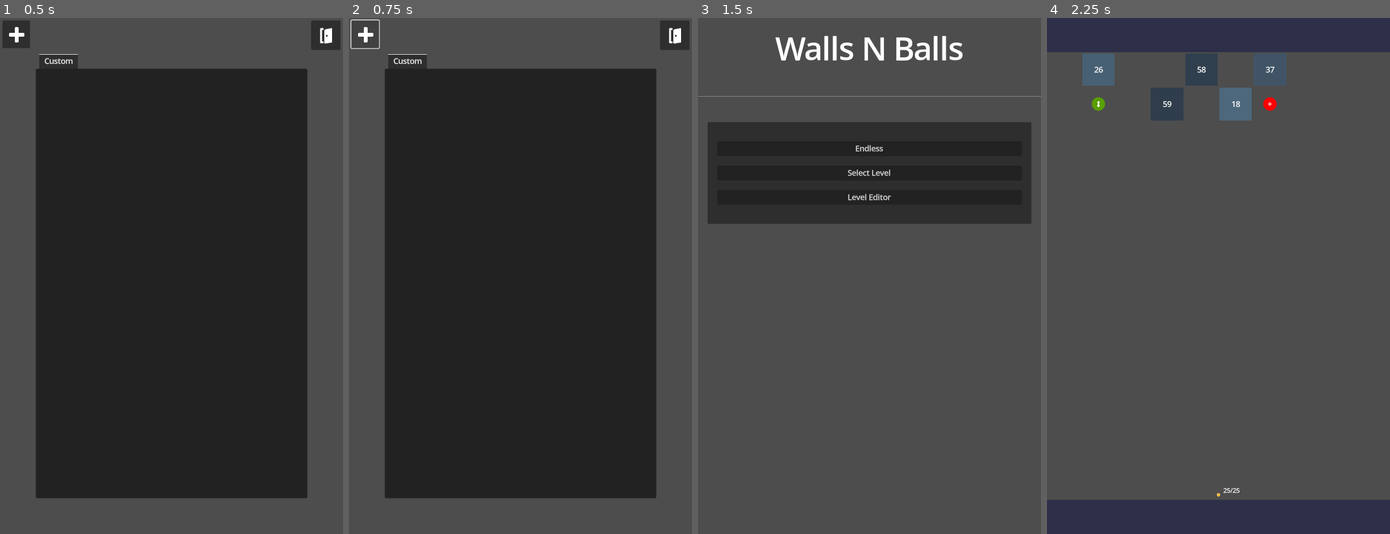
Above: before the commit, frames 1-4 (left to right).
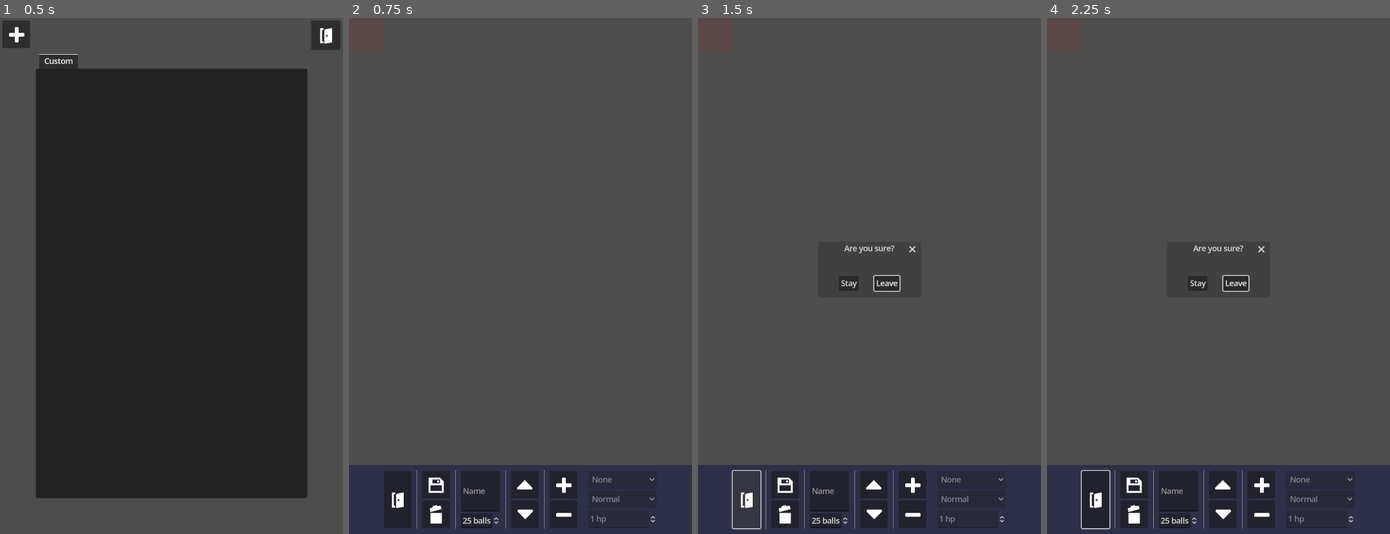
Above: after the commit, the same moments.

Repository: MichalHrbek/wallsnballs
Game: Godot game, scene res://scenes/ui/level_select/level_edit_select.tscn
Same seed, same stepped clock (60 frames per second), same inputs: the game is played once before the commit and once after it. This scene is started directly instead of the project's main scene.
Inputs (mouse positions are in pixels of both pictures, inside the frame that each line leads up to; where the layout moved, square brackets give the same spot in the first picture):
- Up to frame 1 (0.5 s): no input
- Up to frame 2 (0.75 s): click (366, 33) at 0.52 s
- Up to frame 3 (1.5 s): click (746, 497) [1023, 33] at 1.25 s
- Up to frame 4 (2.25 s): click (1218, 147) at 2 s, where only the run before the commit has a clickable "Endless"

Frame 1 is identical in both runs. In frame 2, 73% of the frame differs, in the area x 0-100%, y 0-100%; in frame 3, 33%; in frame 4, 19%.

Commit message:
Recall and exit buttons

Diff:
--- a/scenes/game_endless.tscn
+++ b/scenes/game/game_endless.tscn
@@ -1,6 +1,6 @@
 [gd_scene load_steps=4 format=3 uid="uid://bg2hpjblc4id0"]
 
-[ext_resource type="PackedScene" uid="uid://cxstx0n0efcxm" path="res://scenes/game_template.tscn" id="1_yh818"]
+[ext_resource type="PackedScene" uid="uid://cxstx0n0efcxm" path="res://scenes/game/game_template.tscn" id="1_yh818"]
 [ext_resource type="Script" path="res://scripts/level_endless.gd" id="2_iynej"]
 
 [sub_resource type="Curve" id="Curve_an7sq"]
--- a/scenes/game_static.tscn
+++ b/scenes/game/game_static.tscn
@@ -1,6 +1,6 @@
 [gd_scene load_steps=3 format=3 uid="uid://cvb4j476j224u"]
 
-[ext_resource type="PackedScene" uid="uid://cxstx0n0efcxm" path="res://scenes/game_template.tscn" id="1_g2is5"]
+[ext_resource type="PackedScene" uid="uid://cxstx0n0efcxm" path="res://scenes/game/game_template.tscn" id="1_g2is5"]
 [ext_resource type="Script" path="res://scripts/level_static.gd" id="2_mbfo3"]
 
 [node name="GameTemplate" instance=ExtResource("1_g2is5")]
--- a/scenes/game_template.tscn
+++ b/scenes/game/game_template.tscn
@@ -1,8 +1,10 @@
-[gd_scene load_steps=4 format=3 uid="uid://cxstx0n0efcxm"]
+[gd_scene load_steps=6 format=3 uid="uid://cxstx0n0efcxm"]
 
+[ext_resource type="PackedScene" uid="uid://cotyev0pavuix" path="res://scenes/ui/go_home_button.tscn" id="1_ennut"]
 [ext_resource type="Script" path="res://scripts/game_manager.gd" id="1_jnnx7"]
 [ext_resource type="PackedScene" uid="uid://udh5o1p8l33m" path="res://scenes/balls/ball_spawner.tscn" id="2_peftv"]
 [ext_resource type="PackedScene" uid="uid://csaksgm2iybd6" path="res://scenes/level.tscn" id="3_wb8a3"]
+[ext_resource type="Texture2D" uid="uid://dw8y3q7x36vjn" path="res://assets/icons/down.png" id="5_atbhd"]
 
 [node name="GameTemplate" type="Node2D"]
 
@@ -30,6 +32,30 @@
 grow_vertical = 2
 size_flags_vertical = 3
 color = Color(0.180392, 0.188235, 0.286275, 1)
+
+[node name="MarginContainer" type="MarginContainer" parent="GameLayer/VBoxContainer/TopBar"]
+layout_mode = 1
+anchors_preset = 15
+anchor_right = 1.0
+anchor_bottom = 1.0
+grow_horizontal = 2
+grow_vertical = 2
+theme_override_constants/margin_left = 5
+theme_override_constants/margin_top = 5
+theme_override_constants/margin_right = 5
+theme_override_constants/margin_bottom = 5
+
+[node name="HBoxContainer" type="HBoxContainer" parent="GameLayer/VBoxContainer/TopBar/MarginContainer"]
+layout_mode = 2
+alignment = 1
+
+[node name="Control" type="Control" parent="GameLayer/VBoxContainer/TopBar/MarginContainer/HBoxContainer"]
+layout_mode = 2
+size_flags_horizontal = 3
+
+[node name="GoHomeButton" parent="GameLayer/VBoxContainer/TopBar/MarginContainer/HBoxContainer" instance=ExtResource("1_ennut")]
+layout_mode = 2
+confirm = true
 
 [node name="HBoxContainer" type="HBoxContainer" parent="GameLayer/VBoxContainer"]
 layout_mode = 2
@@ -77,3 +103,27 @@
 grow_vertical = 2
 size_flags_vertical = 3
 color = Color(0.180392, 0.188235, 0.286275, 1)
+
+[node name="MarginContainer" type="MarginContainer" parent="GameLayer/VBoxContainer/BottomBar"]
+layout_mode = 1
+anchors_preset = 15
+anchor_right = 1.0
+anchor_bottom = 1.0
+grow_horizontal = 2
+grow_vertical = 2
+theme_override_constants/margin_left = 5
+theme_override_constants/margin_top = 5
+theme_override_constants/margin_right = 5
+theme_override_constants/margin_bottom = 5
+
+[node name="HBoxContainer" type="HBoxContainer" parent="GameLayer/VBoxContainer/BottomBar/MarginContainer"]
+layout_mode = 2
+alignment = 1
+
+[node name="RecallButton" type="Button" parent="GameLayer/VBoxContainer/BottomBar/MarginContainer/HBoxContainer"]
+layout_mode = 2
+size_flags_horizontal = 4
+icon = ExtResource("5_atbhd")
+icon_alignment = 1
+
+[connection signal="pressed" from="GameLayer/VBoxContainer/BottomBar/MarginContainer/HBoxContainer/RecallButton" to="GameLayer/VBoxContainer/HBoxContainer/GameArea/Game/BallSpawner" method="recall"]
--- /dev/null
+++ b/scenes/ui/level_select/edit_new_level_button.gd
@@ -0,0 +1,7 @@
+extends Button
+
+const _level_scene = preload("res://scenes/game/level_editor.tscn")
+
+func _on_pressed():
+	GlobalUiState.selected_level = LevelRes.new()
+	get_tree().change_scene_to_packed(_level_scene)
--- a/scenes/ui/level_select/level_edit_select.tscn
+++ b/scenes/ui/level_select/level_edit_select.tscn
@@ -1,9 +1,10 @@
-[gd_scene load_steps=5 format=3 uid="uid://cutq80rp8oth"]
+[gd_scene load_steps=6 format=3 uid="uid://cutq80rp8oth"]
 
 [ext_resource type="PackedScene" uid="uid://dh2oulc8yulwp" path="res://scenes/ui/level_select/level_select_template.tscn" id="1_0g65h"]
 [ext_resource type="Script" path="res://scripts/ui/level_select.gd" id="2_kopnm"]
-[ext_resource type="PackedScene" uid="uid://dy86jscp34qbw" path="res://scenes/ui/level_editor.tscn" id="3_an7pb"]
+[ext_resource type="PackedScene" uid="uid://dy86jscp34qbw" path="res://scenes/game/level_editor.tscn" id="3_an7pb"]
 [ext_resource type="Texture2D" uid="uid://bx8pamutkpdmy" path="res://assets/icons/plus.png" id="4_a2wu5"]
+[ext_resource type="Script" path="res://scenes/ui/level_select/edit_new_level_button.gd" id="5_npnft"]
 
 [node name="LevelSelect" instance=ExtResource("1_0g65h")]
 
@@ -18,10 +19,13 @@
 level_scene = ExtResource("3_an7pb")
 metadata/_tab_index = 0
 
-[node name="AddLevelButton" type="Button" parent="." index="2"]
+[node name="EditNewLevelButton" type="Button" parent="." index="2"]
 layout_mode = 0
 offset_left = 5.0
 offset_top = 5.0
 offset_right = 63.0
 offset_bottom = 63.0
 icon = ExtResource("4_a2wu5")
+script = ExtResource("5_npnft")
+
+[connection signal="pressed" from="EditNewLevelButton" to="EditNewLevelButton" method="_on_pressed"]
--- a/scenes/ui/main_menu.tscn
+++ b/scenes/ui/main_menu.tscn
@@ -1,7 +1,7 @@
 [gd_scene load_steps=6 format=3 uid="uid://do3tux3la5xub"]
 
 [ext_resource type="Script" path="res://scripts/ui/scene_changer.gd" id="1_g2bo3"]
-[ext_resource type="PackedScene" uid="uid://bg2hpjblc4id0" path="res://scenes/game_endless.tscn" id="2_t3ns2"]
+[ext_resource type="PackedScene" uid="uid://bg2hpjblc4id0" path="res://scenes/game/game_endless.tscn" id="2_t3ns2"]
 [ext_resource type="PackedScene" uid="uid://balphcqmixrli" path="res://scenes/ui/level_select/level_play_select.tscn" id="3_t3t12"]
 [ext_resource type="PackedScene" uid="uid://cutq80rp8oth" path="res://scenes/ui/level_select/level_edit_select.tscn" id="4_4lv6o"]
 
--- a/scripts/ui/level_select.gd
+++ b/scripts/ui/level_select.gd
@@ -3,7 +3,7 @@
 @export_enum(Level.CLASSIC_LEVELS_DIR, Level.CUSTOM_LEVELS_DIR)
 var level_dir: String = Level.CLASSIC_LEVELS_DIR
 
-@export var level_scene = preload("res://scenes/game_static.tscn")
+@export var level_scene = preload("res://scenes/game/game_static.tscn")
 
 var _levels: Array[LevelRes] = []
 
Renamed: scenes/ui/level_editor.tscn -> scenes/game/level_editor.tscn
